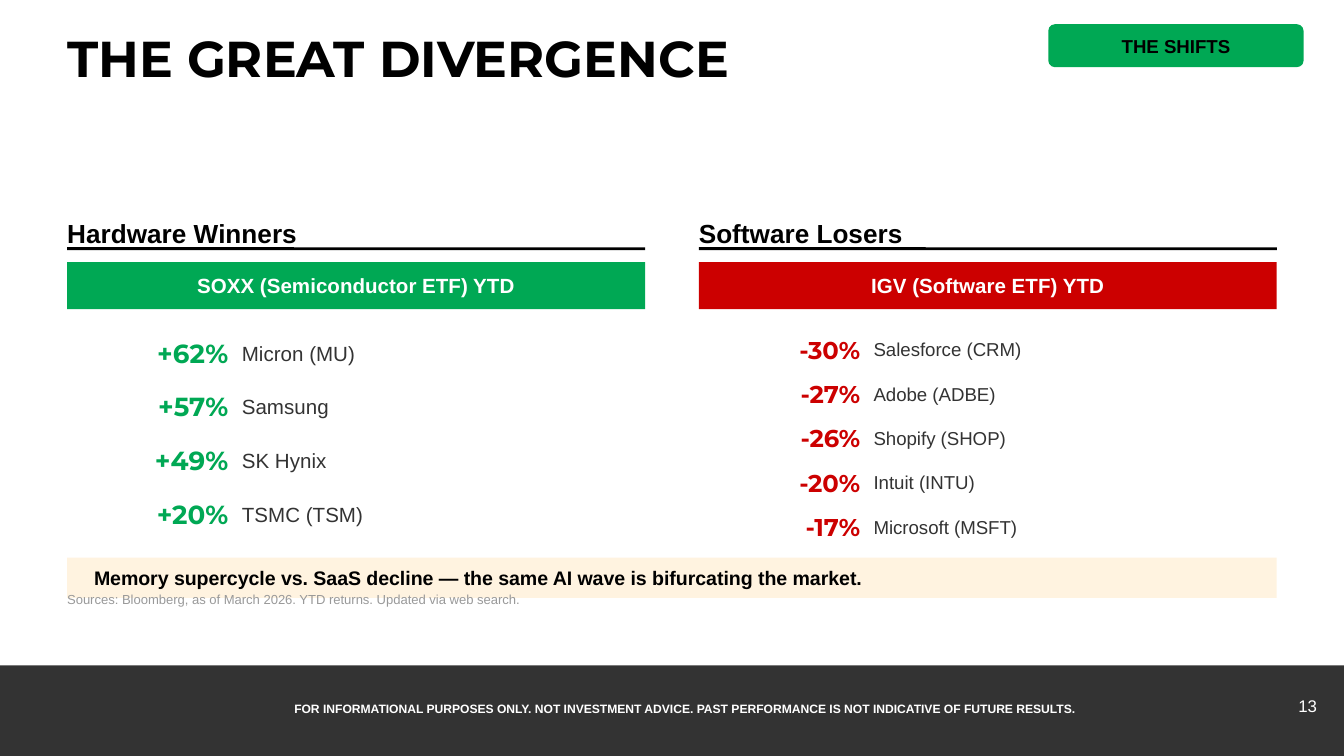
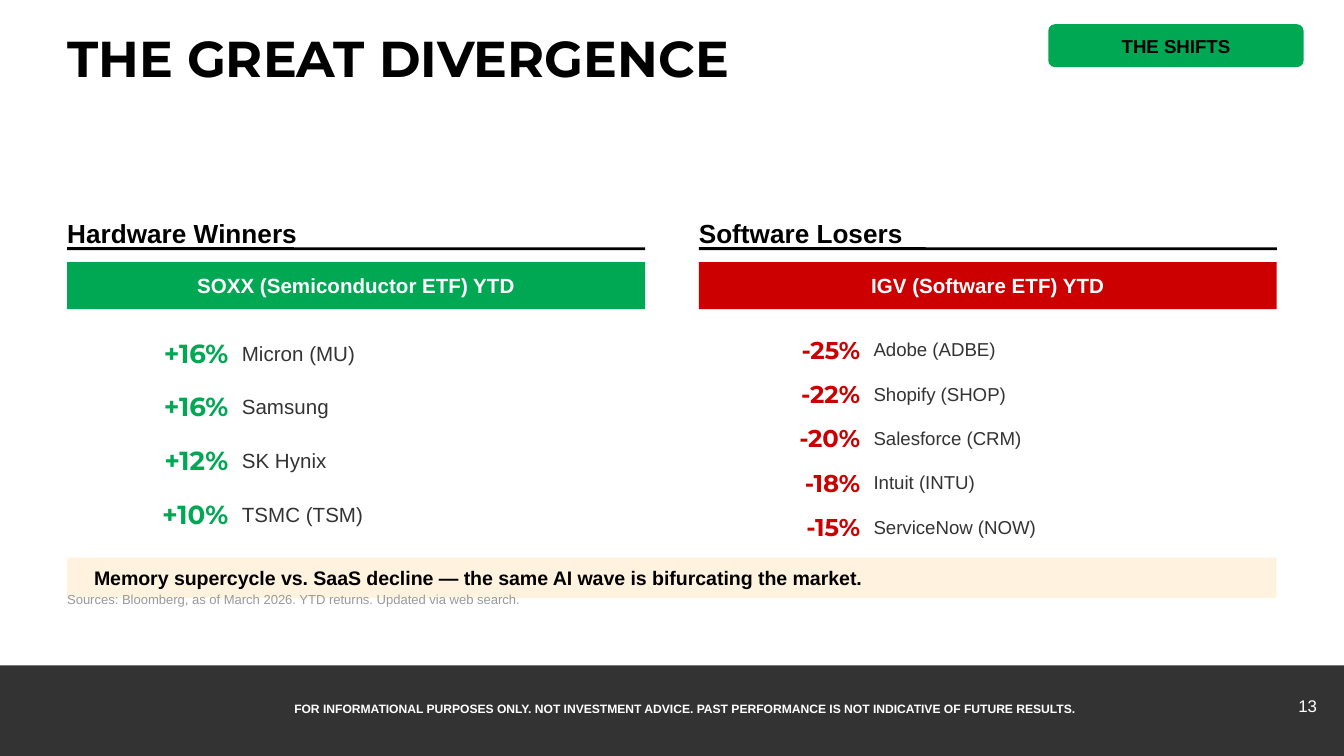
Before and after one commit to samuelcmcclellan-cell/ai-markets-march-2026, a slide deck: slide 13 of AI-Markets-March-2026.pptx. Drawn at 1344x756 pixels with LibreOffice and Linux fonts; fonts in the diff are those of the drawing. Boxes give left, top, right and bottom in pixels: in the first picture for what was removed or moved away, otherwise in the second. Text is boxed around its words. In the diff, an @@ line names an element or a change of style, - is before the commit and + after.

```diff
--- a/AI-Markets-March-2026.pptx
+++ b/AI-Markets-March-2026.pptx
@@ text at (x1=164, y1=344, x2=229, y2=364): text changed @@
-+62%
++16%
@@ text at (x1=802, y1=341, x2=861, y2=360): text changed @@
--30%
+-25%
@@ text at (x1=801, y1=385, x2=860, y2=403): text changed @@
--27%
+-22%
@@ text at (x1=164, y1=397, x2=229, y2=417): text changed @@
-+57%
++16%
@@ 3 texts moved together from (x1=799, y1=387, x2=1006, y2=493) to (x1=799, y1=342, x2=1006, y2=448) @@
@@ text "Salesforce (CRM)" moved from (x1=874, y1=342, x2=1022, y2=360) to (x1=874, y1=431, x2=1022, y2=449) @@
@@ text removed at (x1=801, y1=429, x2=861, y2=448) @@
--26%
@@ text at (x1=164, y1=451, x2=228, y2=470): text changed @@
-+49%
++12%
@@ text added at (x1=805, y1=474, x2=860, y2=493), 13 pt, text #CC0000, bold @@
+-18%
@@ text at (x1=162, y1=505, x2=228, y2=525): text changed @@
-+20%
++10%
@@ text at (x1=806, y1=518, x2=860, y2=537): text changed @@
--17%
+-15%
@@ text at (x1=874, y1=520, x2=1036, y2=538): text changed @@
-Microsoft (MSFT)
+ServiceNow (NOW)
```
Also in this commit, not shown: 6 other slides changed, 8 other files.
